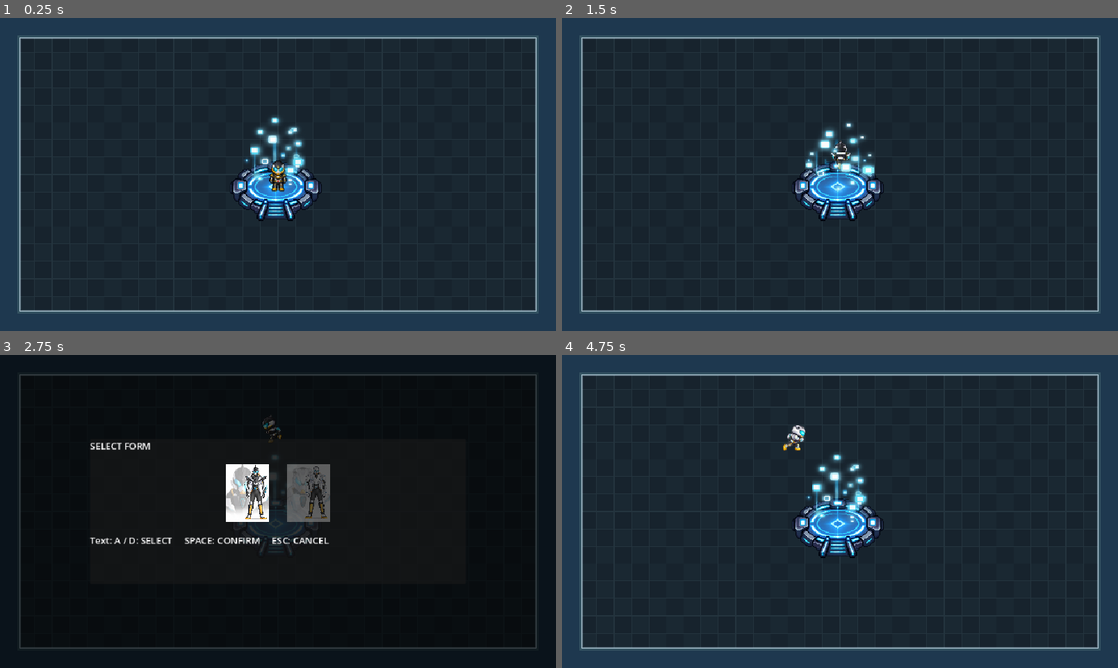
Above: before the commit, frames 1-4 (two rows, left to right).
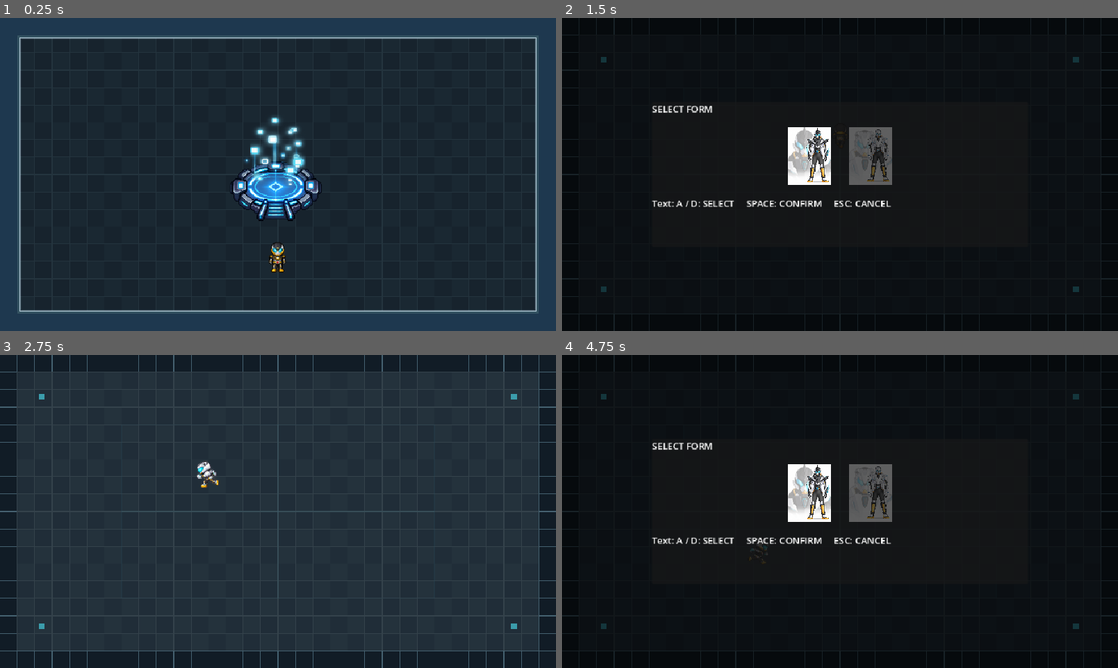
Above: after the commit, the same moments.

Repository: SyxTun9/Game_2D
Game: Godot game, scene res://scenes/main.tscn
The game is run twice, just before and just after one commit, with the same random seed, the same clock (stepped at 60 frames per second) and the same inputs.
Inputs:
- Up to frame 1 (0.25 s): no input
- Up to frame 2 (1.5 s): hold W (move_up) from 0.53 s (still down); tap Space (open_transformation) at 0.6, 1.35 s
- Up to frame 3 (2.75 s): release W (move_up) at 2.03 s; hold A (menu_left) from 2.03 s (still down); tap Space (open_transformation) at 2.1 s
- Up to frame 4 (4.75 s): tap Space (open_transformation) at 2.85, 3.6, 4.35 s; release A (menu_left) at 3.53 s; hold S (move_down) 3.53-4.28 s; hold D (menu_right) from 4.28 s (still down)

The runs differ from the first frame. In frame 1, 0.4% of the frame differs, in the area x 48-52%, y 45-82%; in frame 2, 87%; in frame 3, 82%; in frame 4, 87%, in the area x 0-100%, y 0-100%.

Commit message:
add map scene

Diff:
--- a/scenes/lobby.tscn
+++ b/scenes/lobby.tscn
@@ -5,6 +5,52 @@
 [ext_resource type="Script" uid="uid://ca5an2o3ht3qd" path="res://scripts/lobby_visuals.gd" id="4_visuals"]
 [ext_resource type="Texture2D" uid="uid://bg0vttoik3uje" path="res://assets/item/teleport_idle_frame_1.png" id="5_teleport_pad"]
 [ext_resource type="SpriteFrames" path="res://assets/item/teleport_pad_vfx_frames.tres" id="6_teleport_vfx"]
+[ext_resource type="Script" path="res://scripts/lobby.gd" id="7_lobby"]
+
+[sub_resource type="RectangleShape2D" id="PadTopBoundary"]
+size = Vector2(25, 12.25)
+
+[sub_resource type="RectangleShape2D" id="PadSideBoundary"]
+size = Vector2(25, 21)
+
+[sub_resource type="RectangleShape2D" id="RectangleShape2D_pc087"]
+size = Vector2(17, 15.5)
+
+[sub_resource type="RectangleShape2D" id="RectangleShape2D_apkv3"]
+size = Vector2(22, 12.875)
+
+[sub_resource type="RectangleShape2D" id="PadStepBoundary"]
+size = Vector2(17, 16.5)
+
+[sub_resource type="RectangleShape2D" id="RectangleShape2D_omrgh"]
+size = Vector2(31.75, 6.625)
+
+[sub_resource type="RectangleShape2D" id="RectangleShape2D_ncsg4"]
+size = Vector2(21, 8.3125)
+
+[sub_resource type="RectangleShape2D" id="RectangleShape2D_07nfq"]
+size = Vector2(21.5, 10.625)
+
+[sub_resource type="RectangleShape2D" id="RectangleShape2D_oipnb"]
+size = Vector2(38.375, 10.625)
+
+[sub_resource type="RectangleShape2D" id="RectangleShape2D_yad6j"]
+size = Vector2(17.1875, 11.15625)
+
+[sub_resource type="RectangleShape2D" id="RectangleShape2D_m1sns"]
+size = Vector2(29.59375, 9)
+
+[sub_resource type="RectangleShape2D" id="RectangleShape2D_dyhay"]
+size = Vector2(20.5, 17.25)
+
+[sub_resource type="RectangleShape2D" id="RectangleShape2D_q6qq2"]
+size = Vector2(24, 18.6875)
+
+[sub_resource type="RectangleShape2D" id="RectangleShape2D_rgcd7"]
+size = Vector2(20, 14)
+
+[sub_resource type="RectangleShape2D" id="RectangleShape2D_lqo1b"]
+size = Vector2(20, 12)
 
 [sub_resource type="RectangleShape2D" id="RectangleShape2D_5bn84"]
 size = Vector2(960, 30)
@@ -15,8 +61,12 @@
 [sub_resource type="RectangleShape2D" id="RectangleShape2D_0wfyh"]
 size = Vector2(30, 540)
 
+[sub_resource type="RectangleShape2D" id="TeleportTriggerShape"]
+size = Vector2(42, 32)
+
 [node name="Lobby" type="Node2D" unique_id=1538231866]
 y_sort_enabled = true
+script = ExtResource("7_lobby")
 
 [node name="ShipInterior" type="Node2D" parent="." unique_id=1109203902]
 z_index = -2
@@ -39,8 +89,86 @@
 autoplay = "idle"
 
 [node name="Player" parent="." unique_id=1802425681 instance=ExtResource("1_o5qli")]
-position = Vector2(480, 270)
+position = Vector2(479.00003, 410)
 scale = Vector2(0.9, 0.9)
+
+[node name="TeleportTrigger" type="Area2D" parent="." unique_id=1000278491]
+position = Vector2(477, 320)
+collision_layer = 0
+collision_mask = 1
+
+[node name="CollisionShape2D" type="CollisionShape2D" parent="TeleportTrigger" unique_id=151580522]
+shape = SubResource("TeleportTriggerShape")
+
+[node name="TeleportPadBoundary" type="StaticBody2D" parent="." unique_id=19960604]
+
+[node name="Boundary5" type="CollisionShape2D" parent="TeleportPadBoundary" unique_id=738553541]
+position = Vector2(438, 324)
+shape = SubResource("PadTopBoundary")
+
+[node name="Boundary1" type="CollisionShape2D" parent="TeleportPadBoundary" unique_id=1253766402]
+position = Vector2(410.5, 291.5)
+shape = SubResource("PadSideBoundary")
+
+[node name="Boundary2" type="CollisionShape2D" parent="TeleportPadBoundary" unique_id=1642402663]
+position = Vector2(414.5, 284.75)
+shape = SubResource("RectangleShape2D_pc087")
+
+[node name="Boundary11" type="CollisionShape2D" parent="TeleportPadBoundary" unique_id=780106617]
+position = Vector2(422, 271.4375)
+shape = SubResource("RectangleShape2D_apkv3")
+
+[node name="Boundary3" type="CollisionShape2D" parent="TeleportPadBoundary" unique_id=658617052]
+position = Vector2(413, 307)
+shape = SubResource("PadStepBoundary")
+
+[node name="Boundary12" type="CollisionShape2D" parent="TeleportPadBoundary" unique_id=2058947493]
+position = Vector2(453.875, 256.6875)
+shape = SubResource("RectangleShape2D_omrgh")
+
+[node name="Boundary15" type="CollisionShape2D" parent="TeleportPadBoundary" unique_id=1843842604]
+position = Vector2(433.5, 264.15625)
+shape = SubResource("RectangleShape2D_ncsg4")
+
+[node name="Boundary13" type="CollisionShape2D" parent="TeleportPadBoundary" unique_id=347989489]
+position = Vector2(475, 254.6875)
+shape = SubResource("RectangleShape2D_07nfq")
+
+[node name="Boundary14" type="CollisionShape2D" parent="TeleportPadBoundary" unique_id=1950568232]
+position = Vector2(474, 256)
+shape = SubResource("RectangleShape2D_oipnb")
+
+[node name="Boundary16" type="CollisionShape2D" parent="TeleportPadBoundary" unique_id=429827660]
+position = Vector2(509.59375, 261.57813)
+shape = SubResource("RectangleShape2D_yad6j")
+
+[node name="Boundary17" type="CollisionShape2D" parent="TeleportPadBoundary" unique_id=908602695]
+position = Vector2(485.79688, 254.5)
+shape = SubResource("RectangleShape2D_m1sns")
+
+[node name="Boundary4" type="CollisionShape2D" parent="TeleportPadBoundary" unique_id=1163143032]
+position = Vector2(424, 316)
+shape = SubResource("PadStepBoundary")
+
+[node name="Boundary6" type="CollisionShape2D" parent="TeleportPadBoundary" unique_id=1412037317]
+position = Vector2(510, 323)
+shape = SubResource("PadStepBoundary")
+
+[node name="Boundary7" type="CollisionShape2D" parent="TeleportPadBoundary" unique_id=134580242]
+position = Vector2(527.75, 318.375)
+shape = SubResource("RectangleShape2D_dyhay")
+
+[node name="Boundary8" type="CollisionShape2D" parent="TeleportPadBoundary" unique_id=1072523191]
+position = Vector2(541, 289.34375)
+shape = SubResource("RectangleShape2D_q6qq2")
+
+[node name="Boundary9" type="CollisionShape2D" parent="TeleportPadBoundary" unique_id=1160771564]
+position = Vector2(538, 306)
+shape = SubResource("RectangleShape2D_rgcd7")
+
+[node name="Boundary10" type="CollisionShape2D" parent="TeleportPadBoundary" unique_id=963186055]
+position = Vector2(530, 272)
+shape = SubResource("RectangleShape2D_lqo1b")
 
 [node name="WallTop" type="StaticBody2D" parent="." unique_id=1196143615]
 position = Vector2(480, 15)
--- /dev/null
+++ b/scenes/map.tscn
@@ -0,0 +1,43 @@
+[gd_scene load_steps=4 format=3]
+
+[ext_resource type="Script" path="res://scripts/map_visuals.gd" id="1_map_visuals"]
+
+[sub_resource type="RectangleShape2D" id="MapHorizontalWall"]
+size = Vector2(960, 30)
+
+[sub_resource type="RectangleShape2D" id="MapVerticalWall"]
+size = Vector2(30, 540)
+
+[node name="Map" type="Node2D" groups=["gameplay_map"]]
+y_sort_enabled = true
+
+[node name="Ground" type="Node2D" parent="."]
+z_index = -2
+script = ExtResource("1_map_visuals")
+
+[node name="PlayerSpawn" type="Marker2D" parent="."]
+position = Vector2(480, 270)
+
+[node name="WallTop" type="StaticBody2D" parent="."]
+position = Vector2(480, 15)
+
+[node name="CollisionShape2D" type="CollisionShape2D" parent="WallTop"]
+shape = SubResource("MapHorizontalWall")
+
+[node name="WallBottom" type="StaticBody2D" parent="."]
+position = Vector2(480, 525)
+
+[node name="CollisionShape2D" type="CollisionShape2D" parent="WallBottom"]
+shape = SubResource("MapHorizontalWall")
+
+[node name="WallLeft" type="StaticBody2D" parent="."]
+position = Vector2(15, 270)
+
+[node name="CollisionShape2D" type="CollisionShape2D" parent="WallLeft"]
+shape = SubResource("MapVerticalWall")
+
+[node name="WallRight" type="StaticBody2D" parent="."]
+position = Vector2(945, 270)
+
+[node name="CollisionShape2D" type="CollisionShape2D" parent="WallRight"]
+shape = SubResource("MapVerticalWall")
--- /dev/null
+++ b/scripts/lobby.gd
@@ -0,0 +1,24 @@
+extends Node2D
+
+signal map_requested
+
+@onready var teleport_trigger: Area2D = $TeleportTrigger
+
+var transition_requested := false
+
+
+func _ready() -> void:
+	teleport_trigger.body_entered.connect(_on_teleport_trigger_body_entered)
+
+
+func _on_teleport_trigger_body_entered(body: Node2D) -> void:
+	if transition_requested or body.name != "Player":
+		return
+
+	transition_requested = true
+	teleport_trigger.set_deferred("monitoring", false)
+	call_deferred("_emit_map_requested")
+
+
+func _emit_map_requested() -> void:
+	map_requested.emit()
--- a/scripts/main.gd
+++ b/scripts/main.gd
@@ -2,6 +2,7 @@
 ## Owns the active game screen and starts the player in the lobby.
 
 @export var starting_scene: PackedScene = preload("res://scenes/lobby.tscn")
+@export var map_scene: PackedScene = preload("res://scenes/map.tscn")
 
 @onready var scene_container: Node = $SceneContainer
 
@@ -12,13 +13,41 @@
 	change_scene(starting_scene)
 
 
-func change_scene(scene: PackedScene) -> void:
+func change_scene(scene: PackedScene, carry_player: bool = false) -> void:
 	if scene == null:
 		push_error("Cannot change to an empty scene.")
 		return
+
+	var carried_player: Node2D
+	var carried_menu: CanvasLayer
+	if carry_player and is_instance_valid(active_scene):
+		carried_player = active_scene.get_node_or_null("Player") as Node2D
+		carried_menu = active_scene.get_node_or_null("TransformationMenu") as CanvasLayer
+		if carried_player != null:
+			active_scene.remove_child(carried_player)
+		if carried_menu != null:
+			active_scene.remove_child(carried_menu)
 
 	if is_instance_valid(active_scene):
 		active_scene.queue_free()
 
 	active_scene = scene.instantiate()
 	scene_container.add_child(active_scene)
+
+	if carried_menu != null:
+		active_scene.add_child(carried_menu)
+	if carried_player != null:
+		active_scene.add_child(carried_player)
+		var player_spawn := active_scene.get_node_or_null("PlayerSpawn") as Node2D
+		if player_spawn != null:
+			carried_player.global_position = player_spawn.global_position
+		var carried_body := carried_player as CharacterBody2D
+		if carried_body != null:
+			carried_body.velocity = Vector2.ZERO
+
+	if active_scene.has_signal("map_requested"):
+		active_scene.connect("map_requested", _on_map_requested, CONNECT_ONE_SHOT)
+
+
+func _on_map_requested() -> void:
+	change_scene(map_scene, true)
--- /dev/null
+++ b/scripts/map_visuals.gd
@@ -0,0 +1,30 @@
+extends Node2D
+
+const OUTSIDE := Color("080f18")
+const TILE_A := Color("202d38")
+const TILE_B := Color("24323c")
+const TILE_EDGE := Color("34424b")
+const HULL := Color("111c26")
+const ACCENT := Color("456170")
+const CYAN := Color("3b9cab")
+
+
+func _draw() -> void:
+	draw_rect(Rect2(0, 0, 960, 540), OUTSIDE)
+	for row in range(18):
+		for column in range(32):
+			var tile := Rect2(column * 30, row * 30, 30, 30)
+			if row == 0 or row == 17 or column == 0 or column == 31:
+				draw_rect(tile, HULL)
+				draw_rect(tile, ACCENT, false, 1.0)
+			else:
+				var tile_color: Color = TILE_A if (row + column) % 2 == 0 else TILE_B
+				draw_rect(tile, tile_color)
+				draw_rect(tile, TILE_EDGE, false, 1.0)
+
+	# Mark the open play area with subtle sector lines and corner beacons.
+	draw_rect(Rect2(210, 120, 540, 300), Color(0.16, 0.30, 0.36, 0.22), false, 2.0)
+	draw_line(Vector2(480, 120), Vector2(480, 420), Color(0.25, 0.43, 0.49, 0.25), 1.0)
+	draw_line(Vector2(210, 270), Vector2(750, 270), Color(0.25, 0.43, 0.49, 0.25), 1.0)
+	for beacon in [Vector2(72, 72), Vector2(888, 72), Vector2(72, 468), Vector2(888, 468)]:
+		draw_rect(Rect2(beacon - Vector2(5, 5), Vector2(10, 10)), CYAN)
--- a/scripts/player.gd
+++ b/scripts/player.gd
@@ -16,7 +16,7 @@
 func _physics_process(_delta: float) -> void:
 
 	# Xu ly phim Space
-	if Input.is_action_just_pressed("open_transformation"):
+	if Input.is_action_just_pressed("open_transformation") and get_parent().is_in_group("gameplay_map"):
 		if transformation_menu.is_selecting:
 			transformation_menu.confirm_selection()
 		else:
--- a/scripts/transformation_menu.gd
+++ b/scripts/transformation_menu.gd
@@ -95,6 +95,9 @@
 
 
 func open_menu() -> void:
+	if not get_parent().is_in_group("gameplay_map"):
+		return
+
 	if forms.is_empty():
 		return
 
Not shown, added: scripts/lobby.gd.uid
Not shown, added: scripts/map_visuals.gd.uid
